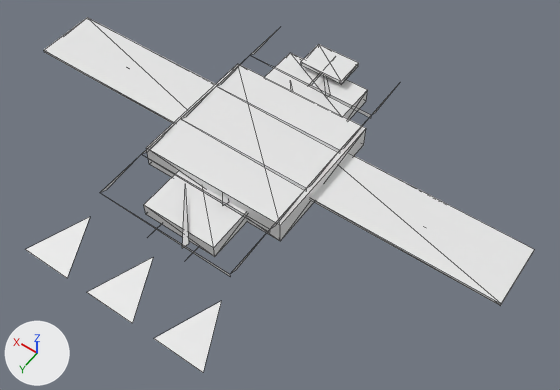
What one commit did to the OBJ model GameData/Meshes/Designs/korath/korath_corvette_mk2_21.obj.
One viewpoint serves both versions: a 50 mm camera at (-3.99, 5.1, 7.43) aimed at (-0.56, 0.3, -0.1). Arrows for +X, +Y and +Z are at lower left; the lights stay in place. The older version comes first. Mesh edges are drawn as thin lines. Where no turn or scale is listed for an object, it has been applied to the vertices. Vertices at exactly the same position are counted once.

The first picture shows 'korath_corvette_mk2_21'.
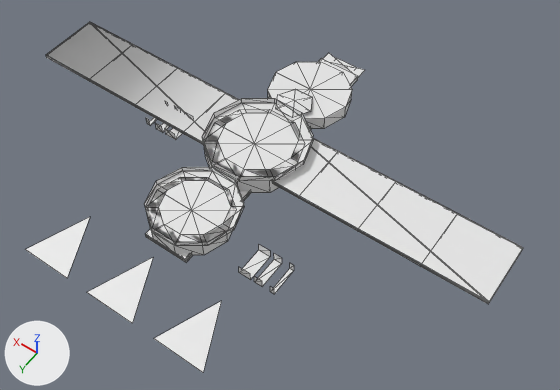
The edits, one by one:
me_korath_corvette_mk2_21 is used by ob_korath_corvette_mk2_21; location (0.0, 0.0, 0.0).
me_korath_corvette_mk2_21 had 141 vertices, 109 faces and spanned x -3.47..3.47, y -1.84..2.72, z -0.05..0.35.
me_korath_corvette_mk2_21 now has 395 vertices, 439 faces and spans x -3.35..3.35, y -2.09..2.72, z -0.01..0.34.
me_korath_corvette_mk2_21 part 1: a new loose piece, a box spanning x -0.302..0.302, y -1.901..1.778, z -0.01..0.063.
me_korath_corvette_mk2_21 part 2: the loose piece of 8 vertices spanning x -1.01..1.01, y -0.92..0.92, z 0.0..0.31 is rebuilt with 24 vertices and now spans x -0.62..0.62, y -0.53..0.65, z 0.03..0.26.
me_korath_corvette_mk2_21 part 3: the loose piece of 8 vertices spanning x -0.62..0.62, y -1.59..-0.98, z 0.01..0.22 is rebuilt with 24 vertices and now spans x -0.56..0.56, y -1.69..-0.64, z 0.03..0.22.
me_korath_corvette_mk2_21 part 4: the loose piece of 8 vertices spanning x -0.52..0.52, y 0.55..1.53, z 0.0..0.19 is rebuilt with 24 vertices and now spans x -0.52..0.52, y 0.79..1.79, z 0.03..0.22.
me_korath_corvette_mk2_21 part 5: the loose piece of 8 vertices spanning x -3.47..-0.04, y -0.55..0.31, z 0.13..0.18 is rebuilt with 48 vertices and now spans x -3.35..-0.06, y -0.49..0.37, z 0.14..0.19.
me_korath_corvette_mk2_21 part 6: the loose piece of 8 vertices spanning x 0.04..3.47, y -0.55..0.31, z 0.13..0.18 is rebuilt with 40 vertices and now spans x 0.06..3.35, y -0.49..0.37, z 0.14..0.19.
me_korath_corvette_mk2_21 part 7: 12 loose pieces with 41 vertices, spanning x -0.32..0.32, y -1.84..1.05, z -0.05..0.35, are deleted.
Part 8, on me_korath_corvette_mk2_21:
48 vertices are removed from x -2.36..2.36, y -1.84..1.78, z -0.05..0.35.
22 faces are deleted.
124 vertices are added at x -1.95..1.57, y -2.09..1.78, z -0.01..0.31.
24 new vertices lie (0.0, 0.0, 0.12) away from vertices in x -1.41..1.41, y 0.12..1.59, z 0.12.
16 new vertices lie (0.34, 0.0, 0.0) away from vertices in x -0.17, y -2.09..1.78, z -0.01..0.0.
11 new vertices lie (0.0, 0.0, 0.08) away from vertices in x -0.68..0.68, y -0.66..0.64, z 0.26.
11 new vertices lie (0.0, 0.0, 0.07) away from vertices in x -0.58..0.58, y 0.68..1.77, z 0.22.
10 new vertices lie (0.0, 0.19, 0.0) away from vertices in x -0.3..0.3, y -2.09..1.06, z 0.03.
8 new vertices lie (0.94, 0.0, 0.0) away from vertices in x -1.95..1.01, y -0.14..0.01, z 0.14..0.16.
6 new vertices lie (0.0, 0.2, 0.0) away from vertices in x -0.3..0.3, y -0.52..1.58, z 0.03.
166 new faces join them.
Other edits to the shape of me_korath_corvette_mk2_21 do not show in these pictures.

Changed parts and their boxes [x1, y1, x2, y2] in the pictures (560 x 390 px):
'korath_corvette_mk2_21', reshaped
    before: [25, 17, 535, 372]
    after: [25, 22, 523, 372]
part 1 of me_korath_corvette_mk2_21, added
    after: [145, 58, 358, 262]
part 2 of me_korath_corvette_mk2_21, rebuilt (54% narrower, 52% shorter)
    before: [146, 64, 366, 241]
    after: [204, 109, 305, 193]
part 3 of me_korath_corvette_mk2_21, rebuilt
    before: [265, 53, 367, 120]
    after: [268, 62, 352, 129]
part 4 of me_korath_corvette_mk2_21, rebuilt
    before: [144, 172, 247, 257]
    after: [147, 177, 235, 255]
part 5 of me_korath_corvette_mk2_21, rebuilt
    before: [310, 153, 535, 305]
    after: [274, 138, 523, 304]
part 6 of me_korath_corvette_mk2_21, rebuilt
    before: [44, 17, 215, 123]
    after: [46, 22, 239, 145]
part 7 of me_korath_corvette_mk2_21, deleted
    before: [301, 44, 359, 97]
part 8 of me_korath_corvette_mk2_21, reshaped
    before: [101, 30, 397, 276]
    after: [144, 53, 365, 294]
